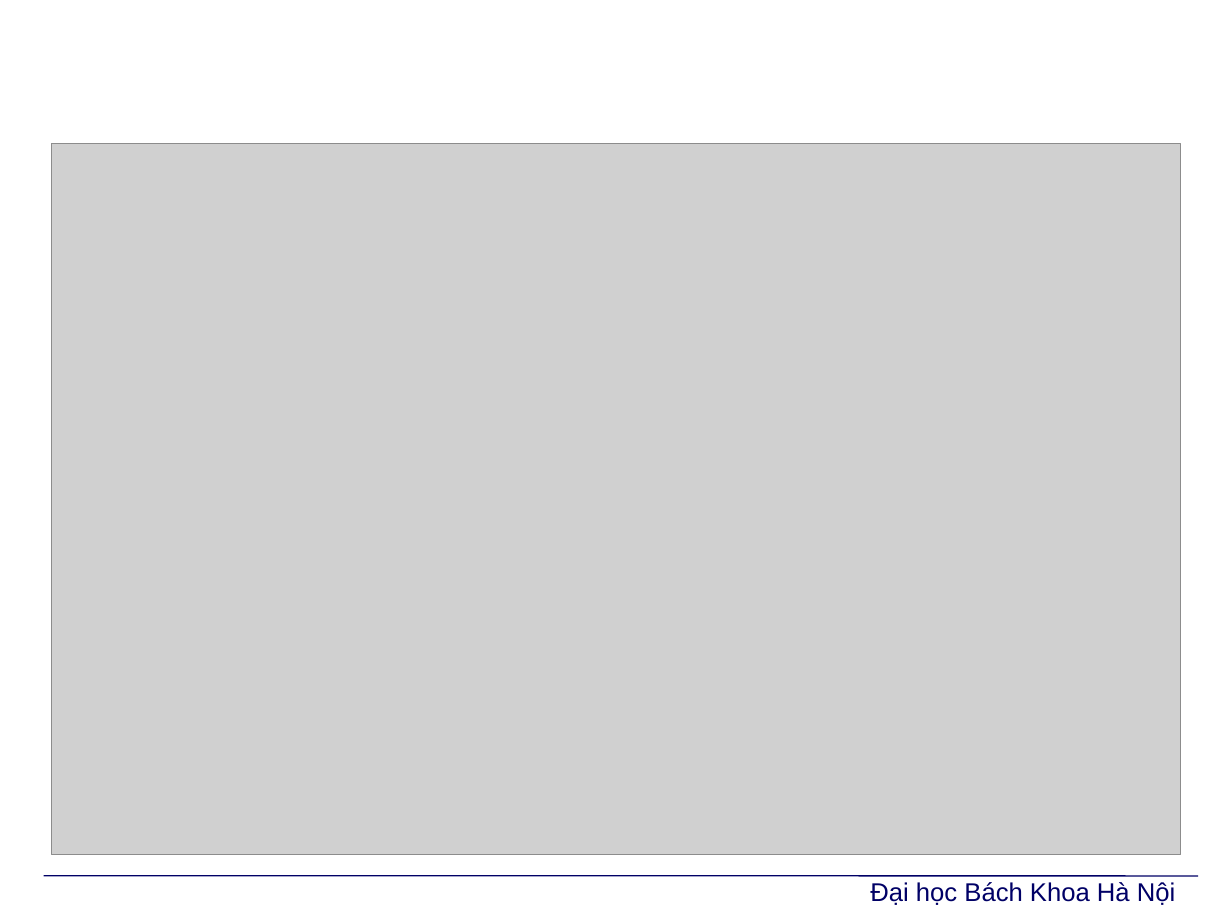
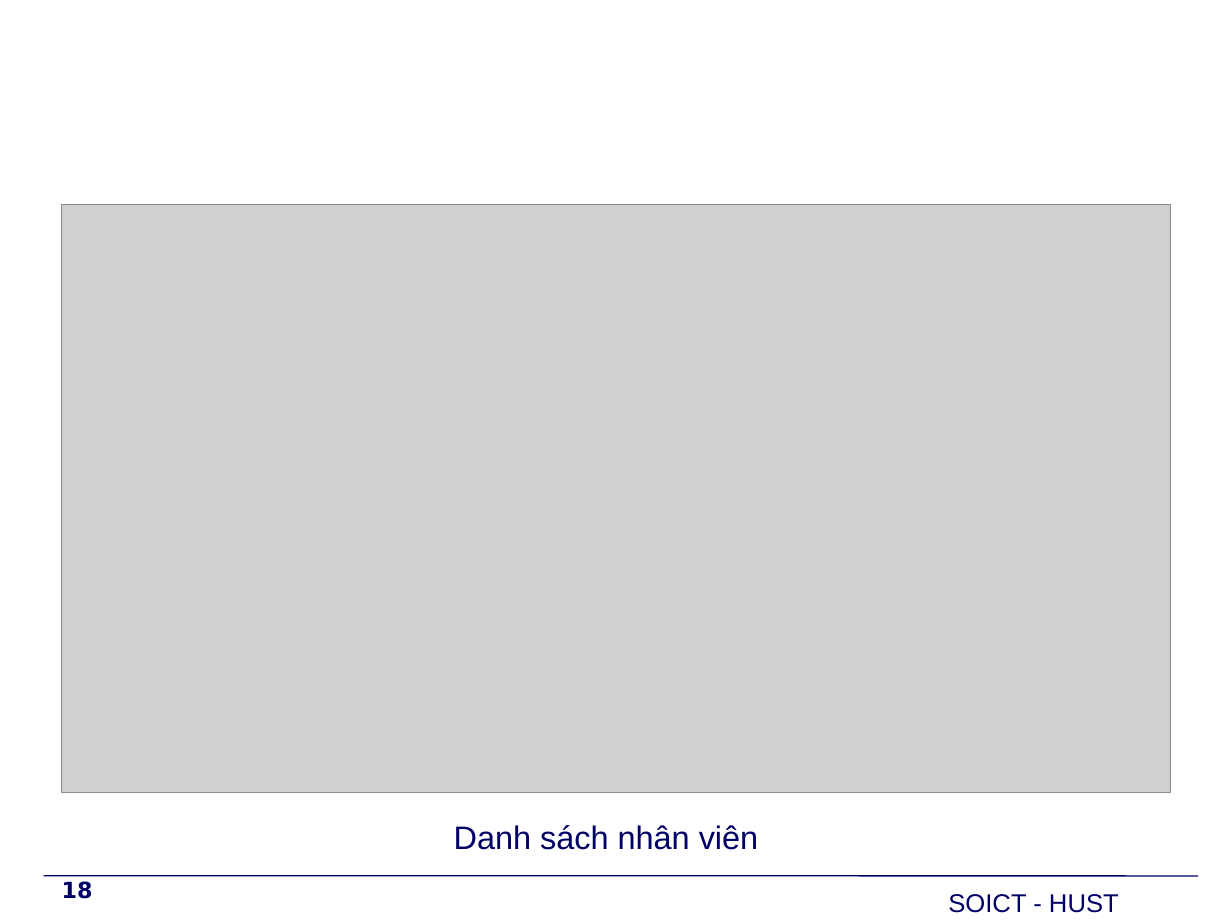
Before and after one commit to PhoenixNguyen/Graduate_Project, a slide deck: slide 18 of Report/BaoVe/TrinhDien/Slide.pptx (slide 27 before the commit). Drawn at 1232x924 pixels with LibreOffice and Linux fonts; fonts in the diff are those of the drawing; grey boxes stand for pictures; background and template pictures are left out. Boxes give left, top, right and bottom in pixels: in the first picture for what was removed or moved away, otherwise in the second. Text is boxed around its words. In the diff, an @@ line names an element or a change of style, - is before the commit and + after.

```diff
--- a/Report/BaoVe/TrinhDien/Slide.pptx
+++ b/Report/BaoVe/TrinhDien/Slide.pptx
@@ picture: place and size @@
-picture at (52, 144, 1181, 855)
+picture at (62, 205, 1170, 792)
@@ text added at (454, 825, 759, 850), 19 pt, text #000066 @@
+Danh sách nhân viên
@@ page number added at (62, 881, 93, 899), 13 pt, text #000066, bold @@
+18
@@ text removed at (870, 882, 1175, 905) @@
-Đại học Bách Khoa Hà Nội
@@ text added at (948, 894, 1119, 913), 15 pt, text #000066 @@
+SOICT - HUST
```
Also in this commit, not shown: 25 other slides changed, 4 slides added, 11 slides removed, 4 other files.
